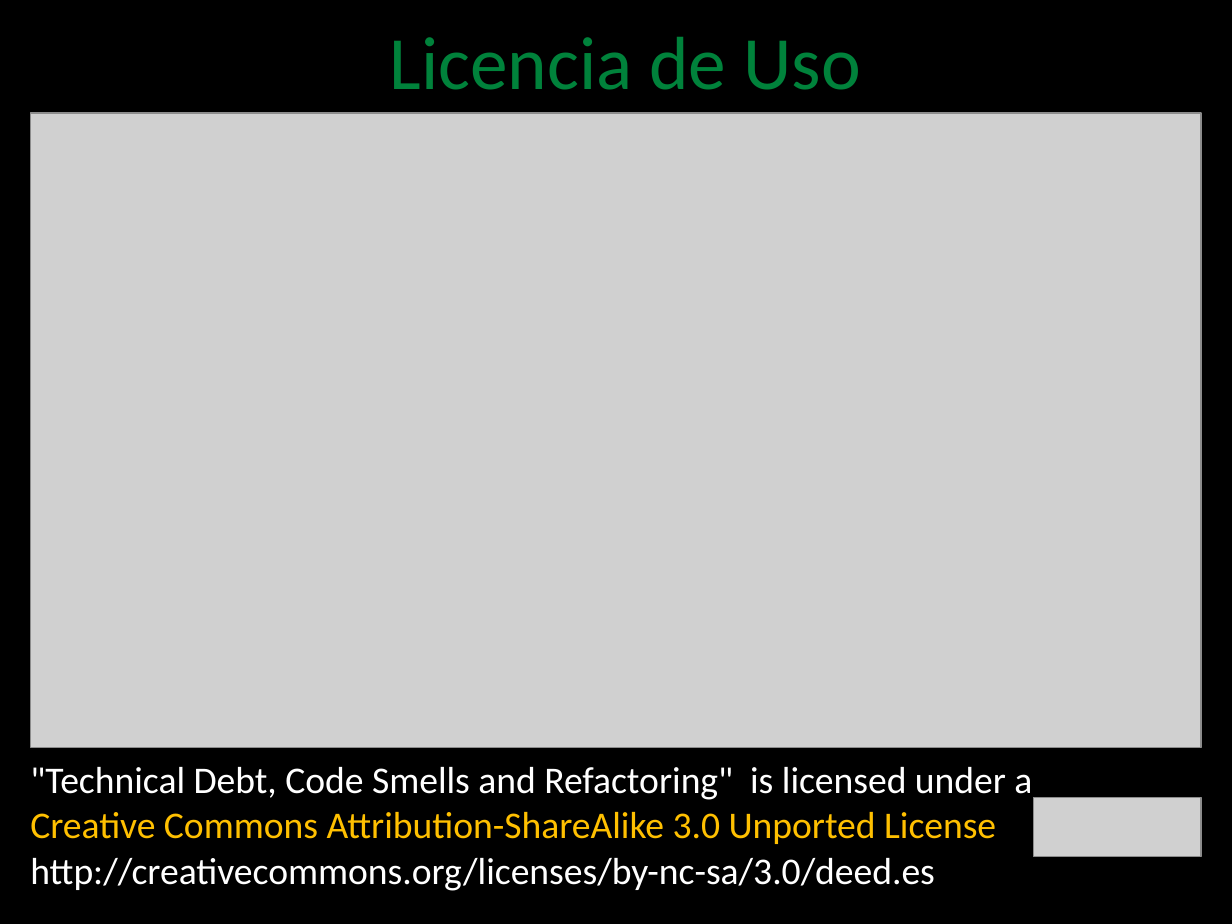
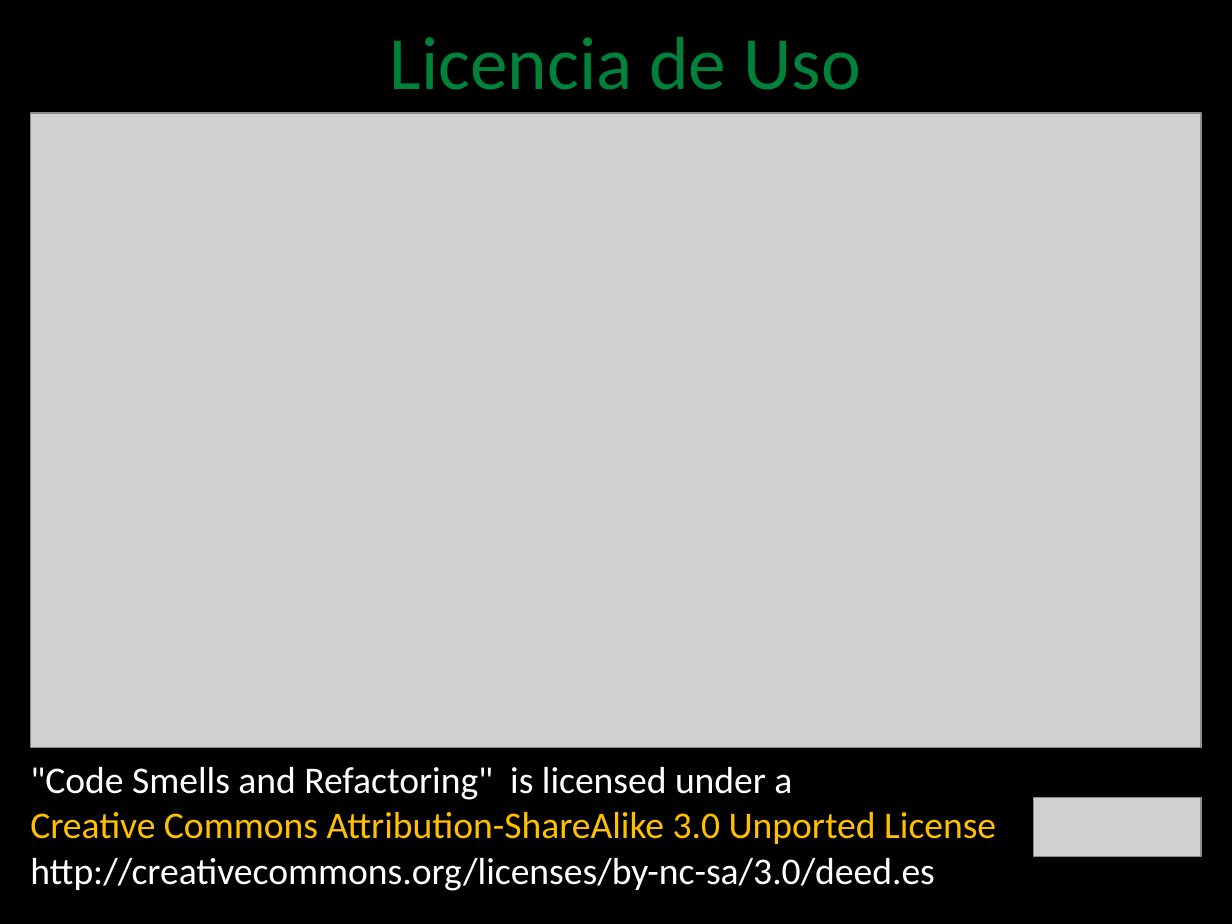
Before and after one commit to angelnunezsalazar/Code-Smells-and-Refactoring, a slide deck: slide 1 of Diapositivas/Code Smells and Refactoring.pptx. Drawn at 1232x924 pixels with LibreOffice and Linux fonts; fonts in the diff are those of the drawing; grey boxes stand for pictures; background and template pictures are left out. Boxes give left, top, right and bottom in pixels: in the first picture for what was removed or moved away, otherwise in the second. Text is boxed around its words. In the diff, an @@ line names an element or a change of style, - is before the commit and + after.

```diff
--- a/Diapositivas/Code Smells and Refactoring.pptx
+++ b/Diapositivas/Code Smells and Refactoring.pptx
@@ text at (30,767,996,844): text changed; text colour #FFFFFF to #FFC000 @@
-"Technical Debt, Code Smells and Refactoring" is licensed under a
-Creative Commons Attribution-ShareAlike 3.0 Unported License
+"Code Smells and Refactoring" is licensed under a
+Creative Commons Attribution-ShareAlike 3.0 Unported License
```
Also in this commit, not shown: 2 other files.
